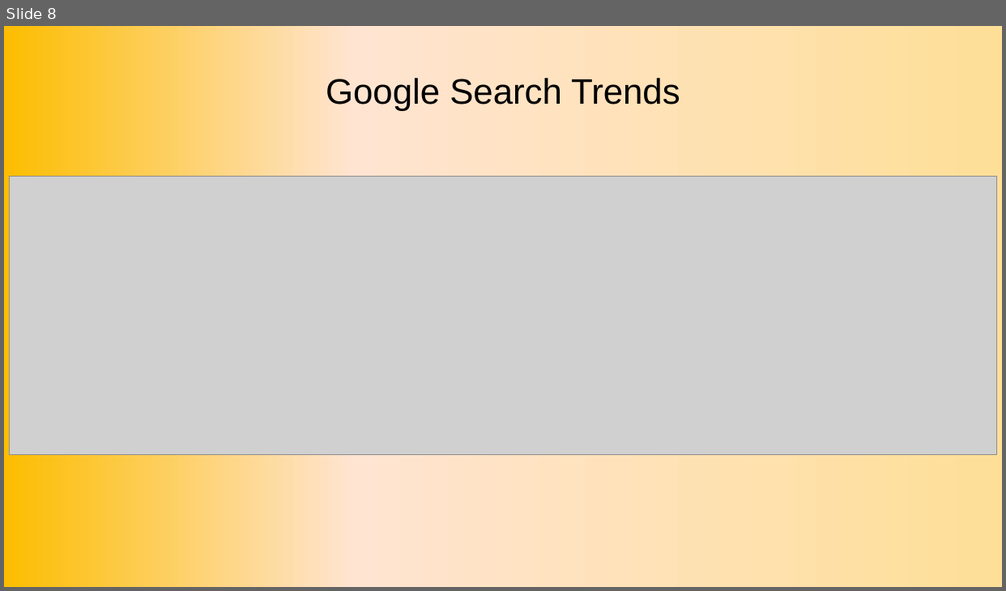
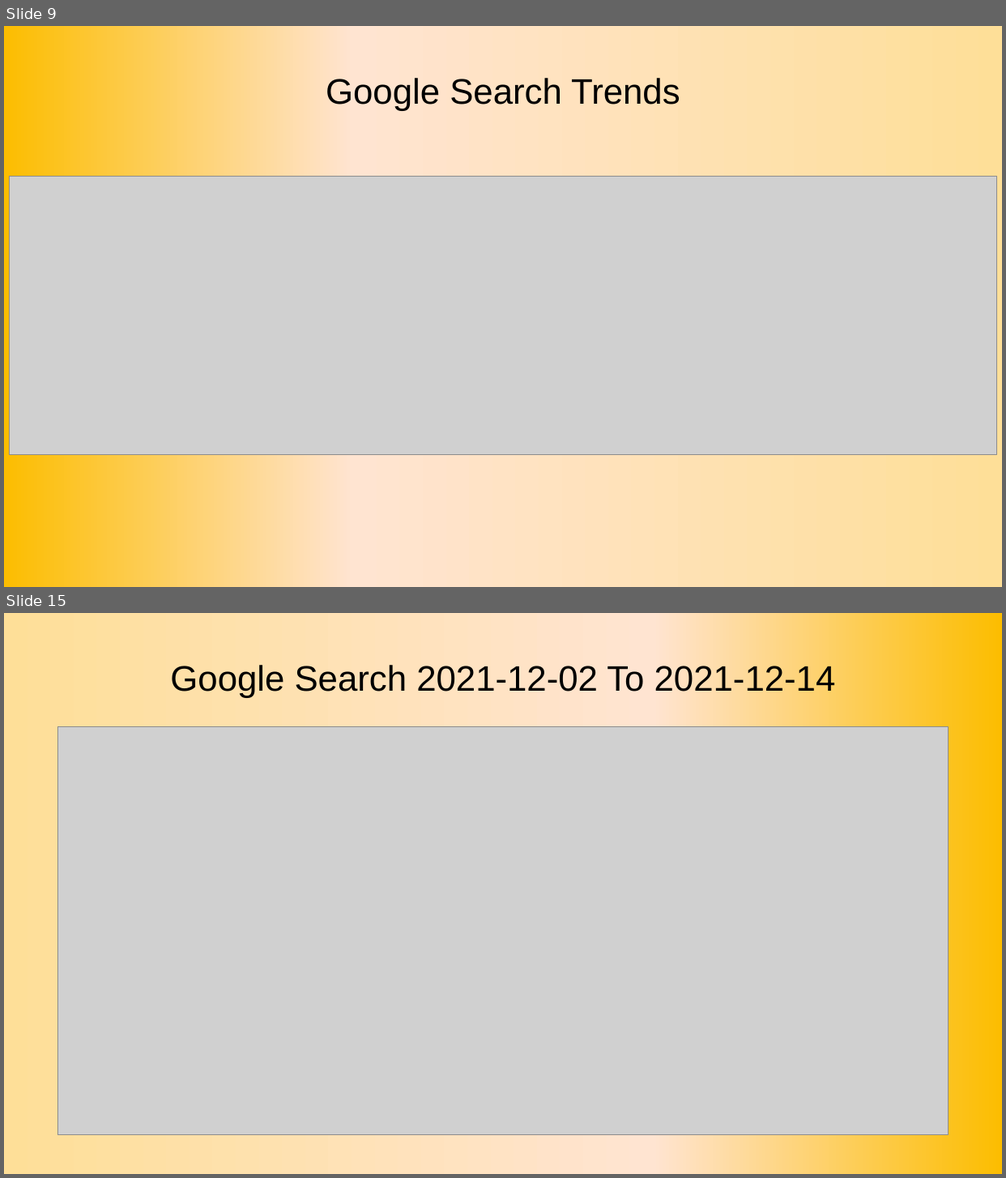
Before and after one commit to Olegreg762/group_project_1, a slide deck: BTC_Journey_Presentation.pptx. Shown one above the other, each under a label of ours: slide 8 before the commit, slides 9 and 15 after it; the slides between them are not shown. The pictures are 1006x591 and 1006x1178 pixels, drawn with LibreOffice and Linux fonts; fonts in the diff are those of the drawing; grey boxes stand for pictures. Boxes give left, top, right and bottom in pixels: in the first picture for what was removed or moved away, otherwise in the second. Text is boxed around its words. In the diff, an @@ line names an element or a change of style, - is before the commit and + after.

```diff
--- a/BTC_Journey_Presentation.pptx
+++ b/BTC_Journey_Presentation.pptx
@@ slide 15 added at [4,613,1002,1174], background gradient #FCBD00 to #FFE4D1 to #FEDF98 @@
@@ text added at [170,662,836,698], 25.6 pt, text #000000 @@
+Google Search 2021-12-02 To 2021-12-14
@@ picture added at [58,726,949,1136] @@
@@ what was slide 8 is now slide 9 @@
```
Also in this commit, not shown: 2 slides changed, 7 other slides added, 1 slide removed, 4 other files.
